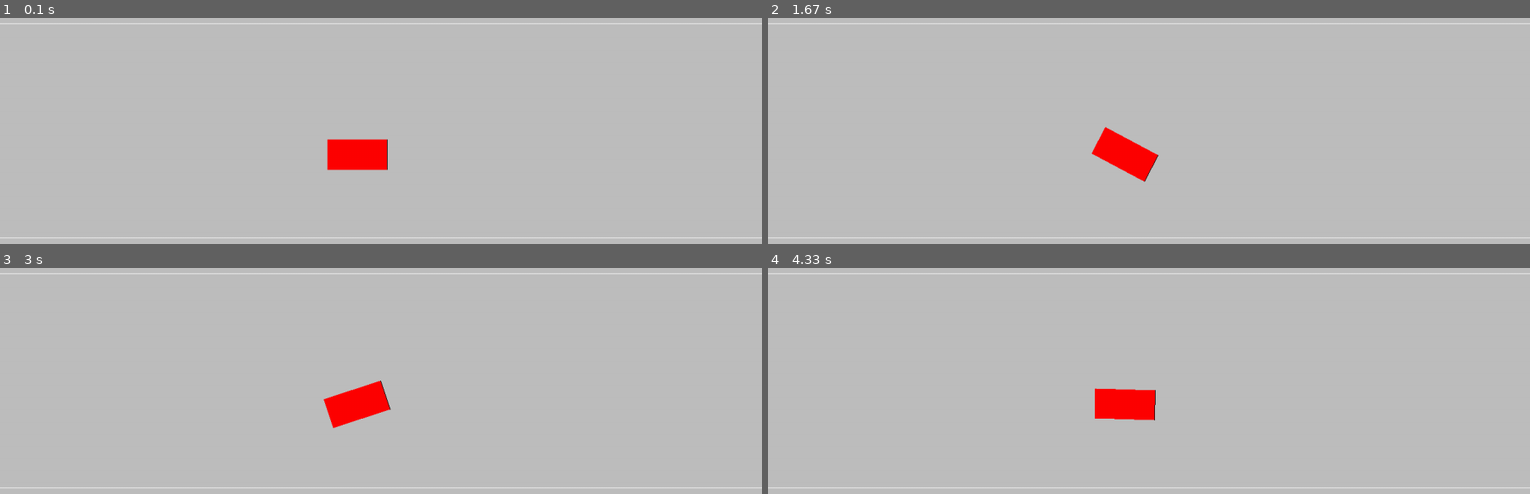
Above: before the commit, frames 1-4 (two rows, left to right).
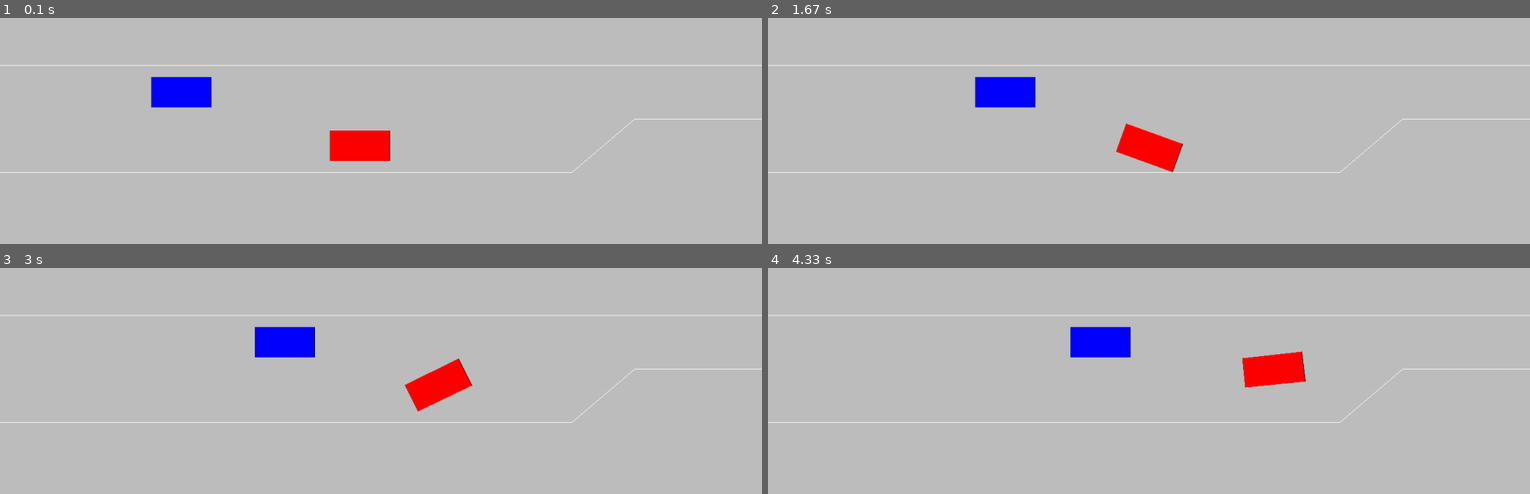
Above: after the commit, the same moments.

Repository: adi-012/iov-project
Game: pygame game, started from env.py
The game is run twice, just before and just after one commit, with the same random seed, the same clock (stepped at 60 frames per second) and the same inputs.
Inputs:
- Up to frame 1 (0.1 s): no input
- Up to frame 2 (1.67 s): hold R 0.33-0.8 s; hold Right 0.33-0.8 s
- Up to frame 3 (3 s): hold Left 1.83-2.37 s; hold Left 2.4-2.8 s; hold Right from 2.83 s (still down)
- Up to frame 4 (4.33 s): release Right at 3.47 s; hold Left 3.5-3.97 s; hold Right from 4 s (still down)

The runs differ from the first frame. In frame 1, 3.4% of the frame differs, in the area x 0-100%, y 2-98%; in frame 2, 4.1%; in frame 3, 4.7%; in frame 4, 4.8%.

Commit message:
updated env.py
added acceleration
modeled exact road conditions
need to try an algorithm to solve this simple case now

Diff:
--- a/env.py
+++ b/env.py
@@ -1,15 +1,25 @@
 import pygame
 import math
+import time
 
 class Vehicle:
-  def __init__(self, color, half_width, half_height, origin, angle):
+  def __init__(self, color, half_width, half_height, origin, angle, speed=60, count=0, last_update_time=None):
     self.color = color
     self.half_width = half_width
     self.half_height = half_height
     self.origin = origin
     self.angle = angle
+    self.speed = speed
+    self.count = count
+    self.last_update_time = last_update_time
 
-  def get_transformed_points(self, x, y, cosx, sinx):
+  def get_transformed_points(self, x, y, theta=None):
+        if theta == None:
+          theta = self.angle
+
+        angle_rad = math.radians(theta)
+        cosx, sinx = math.cos(angle_rad), math.sin(angle_rad)
+
         w_c, w_s = cosx * self.half_width, sinx * self.half_width
         h_c, h_s = cosx * self.half_height, sinx * self.half_height
 
@@ -20,11 +30,56 @@
             (x - w_c - h_s, y - w_s + h_c)
         ]
 
+  def get_coordinates(self):
+    return self.get_transformed_points(self.origin['x'], self.origin['y'])
+
+  def accelerate(self):
+    print(self.speed)
+    if (self.count < 5):
+      self.count +=1
+    if self.last_update_time == None:
+      last_update_time = time.time()
+      self.speed += self.count
+      self.speed = min(200, self.speed)
+      self.count = 0
+      return
+
+    cur_time = time.time()
+
+    if (self.last_update_time - cur_time >= 1):
+      last_update_time = time.time()
+      self.speed += self.count
+      self.speed = min(200, self.speed)
+      self.count = 0
+
+  def check_collisions(self, rect=None):
+
+    if rect == None:
+      rect = self.get_coordinates()
+
+    if (collide_rect_line(rect, (0,250), (screen.get_width(), 250)) or\
+      collide_rect_line(rect, (0, 430), (3*screen.get_width()/4, 430)) or\
+      collide_rect_line(rect, (3*screen.get_width()/4, 430), (5*screen.get_width()/6, 340)) or\
+      collide_rect_line(rect, (5*screen.get_width()/6, 340), (screen.get_width(), 340))):
+      return True
+    for v in vehicles:
+      if v == self:
+        continue
+      rect_temp = v.get_coordinates()
+
+      if (collide_rect_rect(rect, rect_temp)):
+        return True
+
+    return False
+
+  def out_of_screen(self):
+    rect = self.get_coordinates()
+    min_x = min(point[0] for point in rect)
+    return (min_x > 1280)
+
   def draw(self):
-    angle_rad = math.radians(self.angle)
-    cosx, sinx = math.cos(angle_rad), math.sin(angle_rad)
 
-    rect = self.get_transformed_points(self.origin['x'], self.origin['y'], cosx, sinx)
+    rect = self.get_coordinates()
 
     pygame.draw.polygon(screen, self.color, rect, 0)
     pygame.draw.line(screen, 'black', rect[0], rect[1], 1)
@@ -33,13 +88,13 @@
 
     angle_rad = math.radians(self.angle)
     cosx, sinx = math.cos(angle_rad), math.sin(angle_rad)
-    new_x = self.origin['x'] + direction * 150 * cosx * dt
-    new_y = self.origin['y'] + direction * 150 * sinx * dt
 
-    rect = self.get_transformed_points(new_x, new_y, cosx, sinx)
+    new_x = self.origin['x'] + direction * self.speed * cosx * dt
+    new_y = self.origin['y'] + direction * self.speed * sinx * dt
 
-    if not (collide_rect_line(rect, (0,(screen.get_height())/4), (screen.get_width(), (screen.get_height())/4)) or\
-      collide_rect_line(rect, (0,(3*screen.get_height())/4), (screen.get_width(), (3 * screen.get_height())/4))):
+    rect = self.get_transformed_points(new_x, new_y)
+
+    if not (self.check_collisions(rect)):
       self.origin['x'] = new_x
       self.origin['y'] = new_y
 
@@ -47,11 +102,9 @@
     new_angle = self.angle + direction
     if -40 <= new_angle <= 40:
       angle_rad = math.radians(new_angle)
-      cosx, sinx = math.cos(angle_rad), math.sin(angle_rad)
-      rect = self.get_transformed_points(self.origin['x'], self.origin['y'], cosx, sinx)
+      rect = self.get_transformed_points(self.origin['x'], self.origin['y'], new_angle)
 
-      if not (collide_rect_line(rect, (0,(screen.get_height())/4), (screen.get_width(), (screen.get_height())/4)) or\
-        collide_rect_line(rect, (0,(3*screen.get_height())/4), (screen.get_width(), (3 * screen.get_height())/4))):
+      if not (self.check_collisions(rect)):
         self.angle = new_angle
 
 def collide_line_line(p1, p2, q1, q2):
@@ -68,6 +121,12 @@
     collide_line_line(rect[2], rect[3], p1, p2) or\
     collide_line_line(rect[3], rect[0], p1, p2))
 
+def collide_rect_rect(rect1, rect2):
+  return (collide_rect_line(rect1, rect2[0], rect2[1]) or\
+    collide_rect_line(rect1, rect2[1], rect2[2]) or\
+    collide_rect_line(rect1, rect2[2], rect2[3]) or\
+    collide_rect_line(rect1, rect2[3], rect2[0]))
+
 # pygame setup
 pygame.init()
 screen = pygame.display.set_mode((1280, 720))
@@ -76,7 +135,12 @@
 dt = 0
 bg = 'gray'
 
-v1 = Vehicle('red', 50, 25, {'x':600, 'y':400}, 0)
+vehicles = []
+
+v1 = Vehicle('red', 50, 25, {'x':600, 'y':385}, 0)
+v2 = Vehicle('blue', 50, 25, {'x':300, 'y':295}, 0)
+
+vehicles.extend([v1, v2])
 
 while running:
 
@@ -87,19 +151,29 @@
             running = False
 
   keys = pygame.key.get_pressed()
-  if keys[pygame.K_UP]:
-    v1.move(1)
-  if keys[pygame.K_DOWN]:
-    v1.move(-1)
   if keys[pygame.K_RIGHT]:
     v1.turn(1)
   if keys[pygame.K_LEFT]:
     v1.turn(-1)
+  if keys[pygame.K_r]:
+    v1.accelerate()
 
-  pygame.draw.line(screen,"white",(0,(screen.get_height())/4), (screen.get_width(), (screen.get_height())/4), 1)
-  pygame.draw.line(screen,"white",(0,(3 * screen.get_height())/4), (screen.get_width(), (3*screen.get_height())/4), 1)
+  v2.move(1)
+  v1.move(1)
+
+  pygame.draw.line(screen,"white",(0, 250), (screen.get_width(), 250), 1)
+  pygame.draw.line(screen,"white",(0, 430), (3*screen.get_width()/4, 430), 1)
+  pygame.draw.line(screen,"white",(3*screen.get_width()/4, 430), (5*screen.get_width()/6, 340), 1)
+  pygame.draw.line(screen,"white",(5*screen.get_width()/6, 340), (screen.get_width(), 340), 1)
+
+  for v in vehicles:
+    if v.out_of_screen():
+      print(vehicles)
+      vehicles.remove(v)
+      print(vehicles)
 
   v1.draw()
+  v2.draw()
 
   # flip() the display to put your work on screen
   pygame.display.flip()
